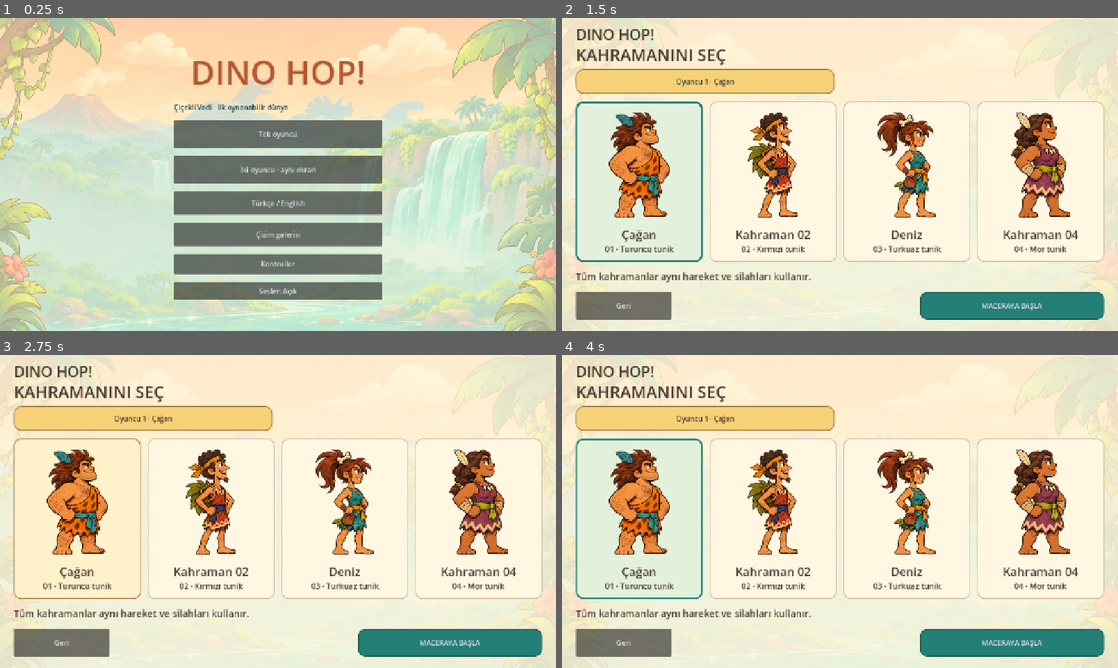
Above: before the commit, frames 1-4 (two rows, left to right).
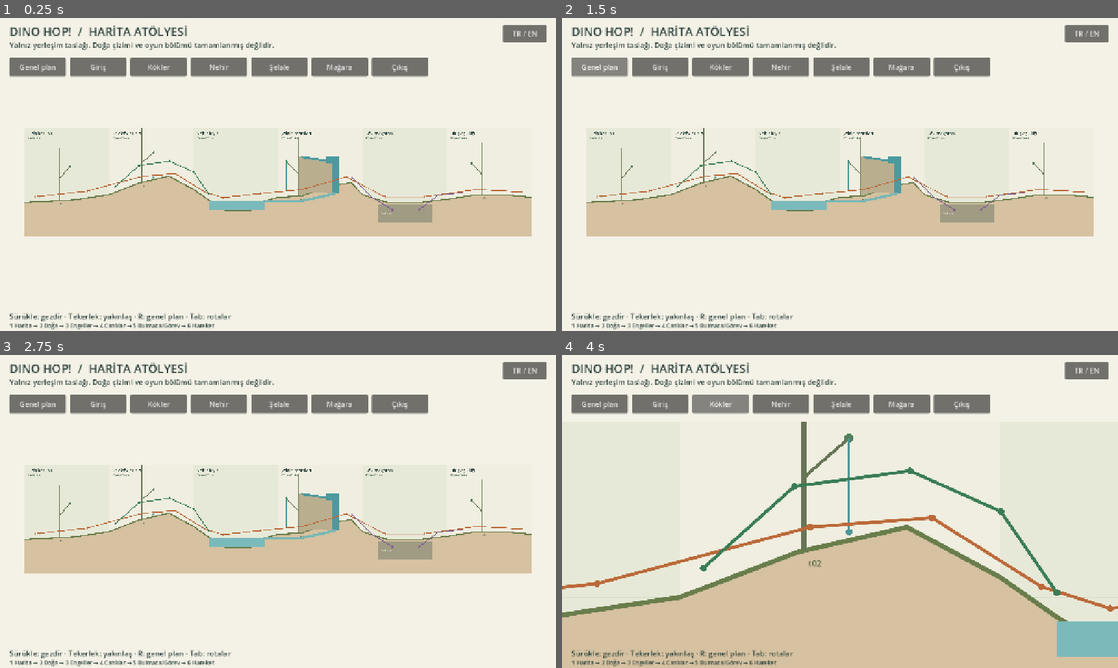
Above: after the commit, the same moments.

Repository: 07erkanoz/dino-hopo
Game: Godot game, scene res://scenes/nature_workspace.tscn
The game is run twice, just before and just after one commit, with the same random seed, the same clock (stepped at 60 frames per second) and the same inputs. Before the commit the project starts from res://scenes/main.tscn.
Inputs (mouse positions are in pixels of both pictures, inside the frame that each line leads up to):
- Up to frame 1 (0.25 s): no input
- Up to frame 2 (1.5 s): click (840, 133) at 0.5 s, where only the run before the commit has a clickable "Tek oyuncu"; click (600, 68) at 1.25 s, where only the run after the commit has a clickable "Genel plan"
- Up to frame 3 (2.75 s): click (77, 517) at 2 s, where only the run before the commit has a clickable "Çağan"
- Up to frame 4 (4 s): click (662, 405) at 2.75 s, where only the run after the commit has a clickable "Giriş"; click (723, 405) at 3.5 s, where only the run after the commit has a clickable "Kökler"

The runs differ from the first frame. In frame 1, 93% of the frame differs, in the area x 0-100%, y 0-100%; in frame 2, 45%; in frame 3, 49%; in frame 4, 54%.

Commit message:
Reset production to map-first nature workspace and separate geography data

Diff:
--- a/project.godot
+++ b/project.godot
@@ -2,7 +2,7 @@
 
 [application]
 config/name="Dino Hop!"
-run/main_scene="res://scenes/main.tscn"
+run/main_scene="res://scenes/nature_workspace.tscn"
 config/features=PackedStringArray("4.6", "GL Compatibility")
 config/icon="res://art/source/dino-hop-icon.svg"
 
--- /dev/null
+++ b/scenes/nature_workspace.tscn
@@ -0,0 +1,6 @@
+[gd_scene load_steps=2 format=3]
+
+[ext_resource type="Script" path="res://scripts/nature_workspace.gd" id="1"]
+
+[node name="NatureWorkspace" type="Node2D"]
+script = ExtResource("1")
--- /dev/null
+++ b/scripts/nature_plan.gd
@@ -0,0 +1,27 @@
+extends RefCounted
+## Geography and dependent nature placements only. No combat or actors.
+const PATH := "res://world/nature/01-map.json"
+
+static func read() -> Dictionary:
+	return JSON.parse_string(FileAccess.get_file_as_string(PATH))
+
+static func surface_at(data: Dictionary, x: float) -> float:
+	var points: Array = data.surface
+	for i in range(1, points.size()):
+		if x <= points[i][0]:
+			var a: Array = points[i-1]
+			var b: Array = points[i]
+			return lerpf(a[1], b[1], clampf((x-a[0]) / float(b[0]-a[0]), 0, 1))
+	return float(points[-1][1])
+
+static func tree_root(data: Dictionary, tree: Dictionary) -> Vector2:
+	return Vector2(tree.x, surface_at(data, tree.x))
+
+static func vine_anchor(data: Dictionary, vine: Dictionary) -> Vector2:
+	for tree in data.trees:
+		if tree.id != vine.tree_id: continue
+		for branch in tree.branches:
+			if branch.id == vine.branch_id:
+				return tree_root(data, tree) + Vector2(branch.offset[0],branch.offset[1])
+	push_error("Vine has no supporting tree/branch: " + str(vine.id))
+	return Vector2.INF
--- /dev/null
+++ b/scripts/nature_workspace.gd
@@ -0,0 +1,143 @@
+extends Node2D
+## Map review tool; intentionally no game controller, enemies or final art.
+const Plan = preload("res://scripts/nature_plan.gd")
+var data: Dictionary
+var camera: Camera2D
+var overlay: CanvasLayer
+var language := "tr"
+var show_routes := true
+var dragging := false
+var overview_zoom := 0.19
+var ready_for_review := false
+
+func _ready() -> void:
+	data = Plan.read()
+	camera = Camera2D.new()
+	add_child(camera)
+	overlay = CanvasLayer.new()
+	add_child(overlay)
+	build_ui()
+	overview()
+	ready_for_review = true
+	queue_redraw()
+
+func text(value: String, position_at: Vector2, size: int = 18) -> Label:
+	var label := Label.new()
+	label.text = value
+	label.position = position_at
+	label.add_theme_font_size_override("font_size", size)
+	label.add_theme_color_override("font_color", Color("2e4540"))
+	overlay.add_child(label)
+	return label
+
+func build_ui() -> void:
+	for child in overlay.get_children(): child.queue_free()
+	var panel := ColorRect.new()
+	panel.color = Color("f4f1e6")
+	panel.position = Vector2.ZERO
+	panel.size = Vector2(1280, 152)
+	overlay.add_child(panel)
+	text("DINO HOP!  /  " + ("HARİTA ATÖLYESİ" if language == "tr" else "MAP WORKSPACE"), Vector2(22,12), 27)
+	text(data.notes[language], Vector2(22,50), 17)
+	var labels := ["Genel plan", "Giriş", "Kökler", "Nehir", "Şelale", "Mağara", "Çıkış"] if language == "tr" else ["Overview", "Grove", "Roots", "River", "Falls", "Cavern", "Exit"]
+	for i in labels.size():
+		var button := Button.new()
+		button.text = labels[i]
+		button.position = Vector2(22+i*139,92)
+		button.size = Vector2(130,42)
+		if i == 0: button.pressed.connect(overview)
+		else: button.pressed.connect(focus_region.bind(i-1))
+		overlay.add_child(button)
+	var lang := Button.new()
+	lang.text = "TR / EN"
+	lang.position = Vector2(1158,16)
+	lang.size = Vector2(100,40)
+	lang.pressed.connect(func():
+		language = "en" if language == "tr" else "tr"
+		build_ui()
+		queue_redraw())
+	overlay.add_child(lang)
+	text("Sürükle: gezdir · Tekerlek: yakınlaş · R: genel plan · Tab: rotalar" if language == "tr" else "Drag: pan · Wheel: zoom · R: overview · Tab: routes", Vector2(22,674), 17)
+	text("1 Harita → 2 Doğa → 3 Engeller → 4 Canlılar → 5 Bulmaca/Görev → 6 Hareket" if language == "tr" else "1 Map → 2 Nature → 3 Obstacles → 4 Creatures → 5 Puzzles/Quests → 6 Motion", Vector2(22,699), 13)
+
+func overview() -> void:
+	camera.zoom = Vector2.ONE * overview_zoom
+	camera.position = Vector2(float(data.width)/2, 780)
+	queue_redraw()
+
+func focus_region(index: int) -> void:
+	var region: Dictionary = data.regions[index]
+	camera.zoom = Vector2.ONE * 0.72
+	camera.position = Vector2((region.from+region.to)/2.0, 750)
+	queue_redraw()
+
+func _unhandled_input(event: InputEvent) -> void:
+	if event is InputEventMouseButton:
+		if event.button_index == MOUSE_BUTTON_LEFT: dragging = event.pressed
+		if event.pressed and event.button_index in [MOUSE_BUTTON_WHEEL_UP, MOUSE_BUTTON_WHEEL_DOWN]:
+			var factor := 1.15 if event.button_index == MOUSE_BUTTON_WHEEL_UP else 1.0/1.15
+			camera.zoom = Vector2.ONE * clampf(camera.zoom.x*factor, 0.16, 1.2)
+	elif event is InputEventMouseMotion and dragging:
+		camera.position -= event.relative / camera.zoom
+	elif event is InputEventKey and event.pressed:
+		if event.physical_keycode == KEY_R: overview()
+		if event.physical_keycode == KEY_TAB:
+			show_routes = not show_routes
+			queue_redraw()
+
+func line(points: Array, color: Color, width: float) -> void:
+	var poly := PackedVector2Array()
+	for point in points: poly.append(Vector2(point[0], point[1]))
+	draw_polyline(poly, color, width, true)
+
+func _draw() -> void:
+	if data.is_empty(): return
+	draw_rect(Rect2(-4000,-4000,16000,10000), Color("f4f1e6"))
+	for x in range(0,int(data.width)+1,256):
+		draw_line(Vector2(x,180),Vector2(x,1536),Color("d9dfd0"),2)
+	for y in range(256,1537,256):
+		draw_line(Vector2(0,y),Vector2(data.width,y),Color("d9dfd0"),2)
+	for i in data.regions.size():
+		var region: Dictionary = data.regions[i]
+		draw_rect(Rect2(region.from,220,region.to-region.from,1150),Color(0.7,0.79,0.62,0.08 if i%2 else 0.2))
+		draw_string(ThemeDB.fallback_font,Vector2(region.from+35,300),region.name[language],HORIZONTAL_ALIGNMENT_LEFT,-1,52,Color("2e4540"))
+		draw_string(ThemeDB.fallback_font,Vector2(region.from+35,350),str(region.from)+"–"+str(region.to),HORIZONTAL_ALIGNMENT_LEFT,-1,30,Color("68806c"))
+	var ground := PackedVector2Array()
+	for point in data.surface: ground.append(Vector2(point[0],point[1]))
+	ground.append(Vector2(data.width,1536))
+	ground.append(Vector2(0,1536))
+	draw_colored_polygon(ground,Color("d6c1a0"))
+	line(data.surface,Color("697d4b"),14)
+	var river: Dictionary = data.water.river
+	draw_rect(Rect2(river.left,river.surface_y,river.right-river.left,river.bottom_y-river.surface_y),Color("7bbaba"))
+	var falls: Dictionary = data.water.waterfall
+	var headland := PackedVector2Array()
+	for point in falls.headland: headland.append(Vector2(point[0],point[1]))
+	draw_colored_polygon(headland,Color("b9ae8e"))
+	line(falls.feed_stream,Color("4c999e"),24)
+	line([falls.source,falls.lip,falls.pool],Color("4c999e"),falls.width)
+	line(falls.outlet,Color("78b7b5"),30)
+	var cave: Array = data.cavern.bounds
+	draw_rect(Rect2(cave[0],cave[1],cave[2],cave[3]),Color("a09b83"))
+	draw_string(ThemeDB.fallback_font,Vector2(cave[0]+35,cave[1]+120),"ALT GEÇİT" if language=="tr" else "LOWER PASSAGE",HORIZONTAL_ALIGNMENT_LEFT,-1,32,Color("f4f1e6"))
+	# Tree roots are sampled from the terrain. A vine's start is a branch socket.
+	for tree in data.trees:
+		var root := Plan.tree_root(data,tree)
+		var crown := root-Vector2(0,tree.height)
+		draw_line(root,crown,Color("667556"),16)
+		for branch in tree.branches:
+			var anchor := root+Vector2(branch.offset[0],branch.offset[1])
+			draw_line(root-Vector2(0,absf(branch.offset[1])*0.65),anchor,Color("667556"),10)
+			draw_circle(anchor,14,Color("547e5c"))
+		draw_string(ThemeDB.fallback_font,root+Vector2(15,50),tree.id,HORIZONTAL_ALIGNMENT_LEFT,-1,27,Color("526747"))
+	for vine in data.vines:
+		var anchor := Plan.vine_anchor(data,vine)
+		draw_line(anchor,anchor+Vector2(0,vine.length),Color("4d9699"),8)
+		draw_circle(anchor+Vector2(0,vine.length),11,Color("4d9699"))
+	if show_routes:
+		for route in data.routes:
+			line(route.points,Color(route.color),9)
+			for point in route.points: draw_circle(Vector2(point[0],point[1]),11,Color(route.color))
+	# A technical human-size ruler, not a playable hero.
+	draw_line(Vector2(120,1120),Vector2(120,992),Color("5d4c40"),8)
+	draw_string(ThemeDB.fallback_font,Vector2(155,1055),"128",HORIZONTAL_ALIGNMENT_LEFT,-1,32,Color("5d4c40"))
--- /dev/null
+++ b/tests/capture_map.gd
@@ -0,0 +1,17 @@
+extends SceneTree
+
+func _initialize() -> void:
+	call_deferred("capture")
+
+func capture() -> void:
+	root.size = Vector2i(1280,720)
+	root.content_scale_size = Vector2i(1280,720)
+	root.content_scale_mode = Window.CONTENT_SCALE_MODE_CANVAS_ITEMS
+	var scene = load("res://scenes/nature_workspace.tscn").instantiate()
+	root.add_child(scene)
+	for i in 6: await process_frame
+	await RenderingServer.frame_post_draw
+	var error := root.get_texture().get_image().save_png("res://art/planning/01-map-overview.png")
+	assert(error == OK)
+	print("PASS: native map-only workspace overview captured")
+	quit(0)
--- /dev/null
+++ b/tests/nature_plan_smoke.gd
@@ -0,0 +1,46 @@
+extends SceneTree
+const Plan = preload("res://scripts/nature_plan.gd")
+var failures := 0
+
+func _initialize() -> void:
+	call_deferred("run")
+
+func check(ok: bool, message: String) -> void:
+	if not ok:
+		failures += 1
+		push_error(message)
+
+func run() -> void:
+	var data := Plan.read()
+	check(data.status == "map_draft", "Do not label unfinished nature as approved")
+	for key in ["enemies","weapons","fruit","quests","rock_zones","spawns"]:
+		check(not data.has(key), "Gameplay leaked into the nature plan")
+	var end := 0
+	for region in data.regions:
+		check(region.from == end and region.to > region.from, "Region gap/overlap")
+		end = region.to
+	check(end == data.width, "Regions do not cover whole map")
+	var tree_ids: Dictionary = {}
+	for tree in data.trees:
+		check(not tree_ids.has(tree.id), "Duplicate support tree id")
+		tree_ids[tree.id] = true
+		check(tree.layer == "world", "Physical support tree is in a parallax decoration layer")
+		var root := Plan.tree_root(data,tree)
+		check(is_equal_approx(root.y,Plan.surface_at(data,root.x)), "Floating tree root")
+	for vine in data.vines:
+		check(not vine.has("start") and not vine.has("position"), "Vine must derive start from its support")
+		var anchor := Plan.vine_anchor(data,vine)
+		check(anchor.is_finite() and vine.length > 0, "Unanchored vine")
+		check(anchor.y+vine.length <= Plan.surface_at(data,anchor.x)+5, "Vine extends underground")
+	for route in data.routes:
+		for point in route.points:
+			check(point[0]>=0 and point[0]<=data.width and point[1]>=0 and point[1]<=data.height, "Route outside map")
+	var scene = load("res://scenes/nature_workspace.tscn").instantiate()
+	root.add_child(scene)
+	await process_frame
+	check(scene.ready_for_review, "Nature workspace did not start")
+	for child in scene.get_children():
+		check(not child is CharacterBody2D, "Actor in map-only workspace")
+	check(ProjectSettings.get_setting("application/run/main_scene") == "res://scenes/nature_workspace.tscn", "Game prototype still starts by default")
+	if failures == 0: print("PASS: separate map data, continuous regions, terrain-bound trees, branch-bound vines, map-only default scene")
+	quit(1 if failures > 0 else 0)
--- /dev/null
+++ b/world/nature/01-map.json
@@ -0,0 +1,500 @@
+{
+  "id": "01-nature-plan",
+  "status": "map_draft",
+  "width": 6144,
+  "height": 1536,
+  "reference_actor_height": 128,
+  "name": {
+    "tr": "Çiçekli Vadi · Harita Taslağı",
+    "en": "Blooming Valley · Map Draft"
+  },
+  "regions": [
+    {
+      "id": "grove",
+      "from": 0,
+      "to": 1024,
+      "name": {
+        "tr": "Giriş korusu",
+        "en": "Entrance grove"
+      },
+      "purpose": {
+        "tr": "Ferah açıklık, doğal giriş",
+        "en": "Open clearing and natural entrance"
+      }
+    },
+    {
+      "id": "roots",
+      "from": 1024,
+      "to": 2048,
+      "name": {
+        "tr": "Dev kökler sırtı",
+        "en": "Giant-root ridge"
+      },
+      "purpose": {
+        "tr": "Yükselen arazi, üst rota bağlantısı",
+        "en": "Rising terrain and upper-route connection"
+      }
+    },
+    {
+      "id": "river",
+      "from": 2048,
+      "to": 3072,
+      "name": {
+        "tr": "Nehir kıyısı",
+        "en": "Riverbank"
+      },
+      "purpose": {
+        "tr": "İki kıyı ve doğal yatak",
+        "en": "Two banks and a natural riverbed"
+      }
+    },
+    {
+      "id": "falls",
+      "from": 3072,
+      "to": 4096,
+      "name": {
+        "tr": "Şelale terasları",
+        "en": "Waterfall terraces"
+      },
+      "purpose": {
+        "tr": "Su kaynağı, düşüş ve kaya terasları",
+        "en": "Water source, drop and rock terraces"
+      }
+    },
+    {
+      "id": "cave",
+      "from": 4096,
+      "to": 5120,
+      "name": {
+        "tr": "Kök mağarası",
+        "en": "Root cavern"
+      },
+      "purpose": {
+        "tr": "Alt geçit, üst sırtla birleşme",
+        "en": "Lower passage reconnects to upper ridge"
+      }
+    },
+    {
+      "id": "exit",
+      "from": 5120,
+      "to": 6144,
+      "name": {
+        "tr": "Çıkış açıklığı",
+        "en": "Exit clearing"
+      },
+      "purpose": {
+        "tr": "Yeniden açılan manzara",
+        "en": "Landscape opens again"
+      }
+    }
+  ],
+  "surface": [
+    [
+      0,
+      1120
+    ],
+    [
+      600,
+      1088
+    ],
+    [
+      1024,
+      1024
+    ],
+    [
+      1400,
+      880
+    ],
+    [
+      1750,
+      800
+    ],
+    [
+      2048,
+      960
+    ],
+    [
+      2230,
+      1088
+    ],
+    [
+      2440,
+      1216
+    ],
+    [
+      2730,
+      1216
+    ],
+    [
+      2910,
+      1100
+    ],
+    [
+      3072,
+      1056
+    ],
+    [
+      3360,
+      1040
+    ],
+    [
+      3680,
+      920
+    ],
+    [
+      3960,
+      880
+    ],
+    [
+      4096,
+      1024
+    ],
+    [
+      4400,
+      1120
+    ],
+    [
+      4800,
+      1120
+    ],
+    [
+      5120,
+      1080
+    ],
+    [
+      5480,
+      1024
+    ],
+    [
+      5800,
+      1024
+    ],
+    [
+      6144,
+      1056
+    ]
+  ],
+  "routes": [
+    {
+      "id": "main",
+      "name": {
+        "tr": "Ana akış",
+        "en": "Main route"
+      },
+      "color": "bb6939",
+      "points": [
+        [
+          128,
+          1050
+        ],
+        [
+          760,
+          980
+        ],
+        [
+          1440,
+          800
+        ],
+        [
+          1830,
+          770
+        ],
+        [
+          2180,
+          990
+        ],
+        [
+          2400,
+          1060
+        ],
+        [
+          2860,
+          1010
+        ],
+        [
+          3370,
+          960
+        ],
+        [
+          3900,
+          810
+        ],
+        [
+          4370,
+          1050
+        ],
+        [
+          4840,
+          1050
+        ],
+        [
+          5480,
+          960
+        ],
+        [
+          6020,
+          990
+        ]
+      ]
+    },
+    {
+      "id": "upper",
+      "name": {
+        "tr": "Üst rota taslağı",
+        "en": "Upper route draft"
+      },
+      "color": "397c56",
+      "points": [
+        [
+          1100,
+          930
+        ],
+        [
+          1390,
+          670
+        ],
+        [
+          1760,
+          620
+        ],
+        [
+          2050,
+          750
+        ],
+        [
+          2230,
+          1010
+        ]
+      ]
+    },
+    {
+      "id": "lower",
+      "name": {
+        "tr": "Alt geçit taslağı",
+        "en": "Lower passage draft"
+      },
+      "color": "835e91",
+      "points": [
+        [
+          3970,
+          820
+        ],
+        [
+          4210,
+          1055
+        ],
+        [
+          4460,
+          1210
+        ],
+        [
+          4780,
+          1210
+        ],
+        [
+          5010,
+          1030
+        ],
+        [
+          5300,
+          1000
+        ]
+      ]
+    }
+  ],
+  "water": {
+    "river": {
+      "left": 2230,
+      "right": 2910,
+      "surface_y": 1100,
+      "bottom_y": 1216
+    },
+    "waterfall": {
+      "source": [
+        3650,
+        610
+      ],
+      "lip": [
+        3770,
+        610
+      ],
+      "pool": [
+        3770,
+        1010
+      ],
+      "width": 80,
+      "outlet": [
+        [
+          3770,
+          1010
+        ],
+        [
+          3360,
+          1100
+        ],
+        [
+          2910,
+          1100
+        ]
+      ],
+      "headland": [
+        [
+          3320,
+          560
+        ],
+        [
+          3680,
+          610
+        ],
+        [
+          3770,
+          610
+        ],
+        [
+          3770,
+          1010
+        ],
+        [
+          3500,
+          988
+        ],
+        [
+          3320,
+          1040
+        ]
+      ],
+      "feed_stream": [
+        [
+          3360,
+          570
+        ],
+        [
+          3520,
+          592
+        ],
+        [
+          3650,
+          610
+        ]
+      ]
+    }
+  },
+  "cavern": {
+    "bounds": [
+      4290,
+      1140,
+      650,
+      220
+    ],
+    "entrance": [
+      4250,
+      1160
+    ],
+    "exit": [
+      5010,
+      1120
+    ]
+  },
+  "trees": [
+    {
+      "id": "t01",
+      "x": 420,
+      "height": 640,
+      "branches": [
+        {
+          "id": "b1",
+          "offset": [
+            130,
+            -410
+          ]
+        }
+      ],
+      "layer": "world"
+    },
+    {
+      "id": "t02",
+      "x": 1420,
+      "height": 660,
+      "branches": [
+        {
+          "id": "b1",
+          "offset": [
+            145,
+            -360
+          ]
+        }
+      ],
+      "layer": "world"
+    },
+    {
+      "id": "t03",
+      "x": 3320,
+      "height": 720,
+      "branches": [
+        {
+          "id": "b1",
+          "offset": [
+            -145,
+            -420
+          ]
+        }
+      ],
+      "layer": "world"
+    },
+    {
+      "id": "t04",
+      "x": 5540,
+      "height": 640,
+      "branches": [
+        {
+          "id": "b1",
+          "offset": [
+            -120,
+            -380
+          ]
+        }
+      ],
+      "layer": "world"
+    }
+  ],
+  "vines": [
+    {
+      "id": "v01",
+      "tree_id": "t02",
+      "branch_id": "b1",
+      "length": 300
+    },
+    {
+      "id": "v02",
+      "tree_id": "t03",
+      "branch_id": "b1",
+      "length": 340
+    }
+  ],
+  "stage_order": [
+    "map",
+    "nature",
+    "obstacles",
+    "creatures",
+    "puzzles_quests",
+    "character_and_nature_motion"
+  ],
+  "notes": {
+    "tr": "Yalnız yerleşim taslağı. Doğa çizimi ve oyun bölümü tamamlanmış değildir.",
+    "en": "Layout draft only. Nature artwork and the playable level are not finished."
+  },
+  "layers": [
+    {
+      "id": "far",
+      "scroll_scale": 0.2
+    },
+    {
+      "id": "middle",
+      "scroll_scale": 0.55
+    },
+    {
+      "id": "world",
+      "scroll_scale": 1.0
+    }
+  ]
+}
Binary file added: art/planning/01-map-overview.png
Binary file added: art/review/cagan-attack-gutter-candidate.png
Not shown, changed: AGENTS.md
Not shown, changed: docs/ART_SPEC.md
Not shown, changed: docs/DECISIONS.md
Not shown, changed: docs/DEVLOG.md
Not shown, changed: docs/LEVELS.md
Not shown, added: docs/PRODUCTION_PLAN.md
Not shown, changed: docs/ROADMAP.md
Not shown, changed: docs/WORLD.md
Not shown, added: docs/maps/01-map-plan.md
